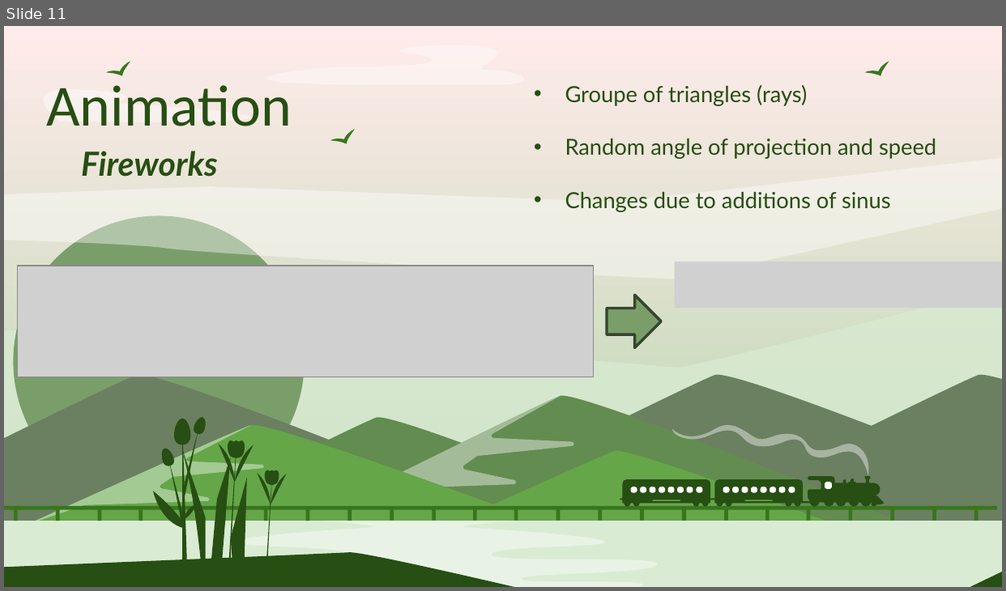
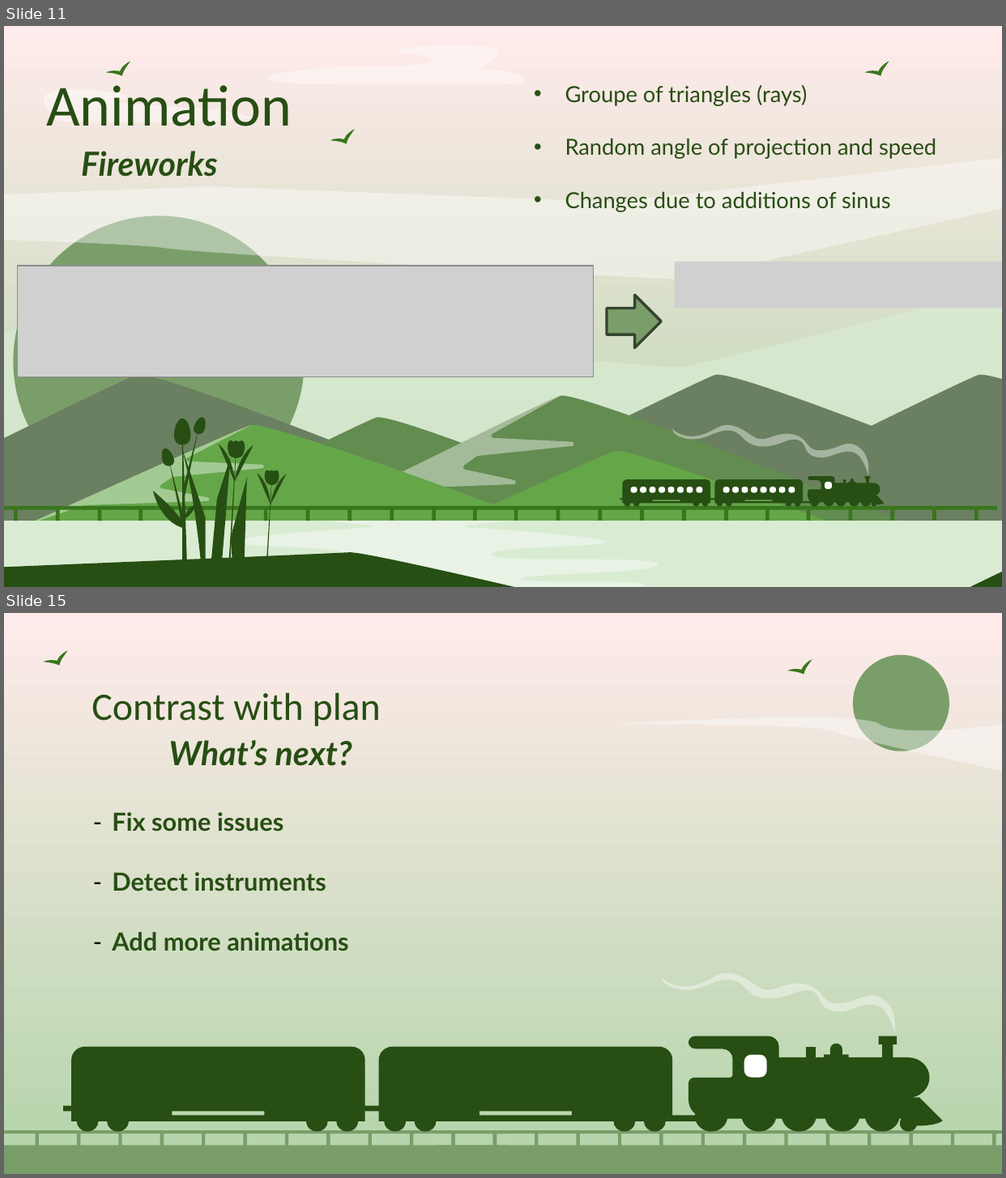
Before and after one commit to Smoother19/MusicAnimation, a slide deck: docs/presentation/PresProto.pptx. Shown one above the other, each under a label of ours: slide 11 before the commit, slides 11 and 15 after it; the slides between them are not shown. The pictures are 1006x591 and 1006x1178 pixels, drawn with LibreOffice and Linux fonts; fonts in the diff are those of the drawing; grey boxes stand for pictures. Boxes give left, top, right and bottom in pixels: in the first picture for what was removed or moved away, otherwise in the second. Text is boxed around its words. In the diff, an @@ line names an element or a change of style, - is before the commit and + after.

Commit message:
Update pres and plan

```diff
--- a/docs/presentation/PresProto.pptx
+++ b/docs/presentation/PresProto.pptx
@@ slide 15 added at (4,613,1002,1174), background gradient #FFEBEB to #B2D4A8 @@
@@ freeform shape added at (44,646,72,672), fill #38761D @@
@@ freeform shape added at (788,655,816,681), fill #38761D @@
@@ freeform shape added at (853,655,950,752), fill #7A9E6A @@
@@ title added at (91,692,381,726), 28 pt, text #274E13 @@
+Contrast with plan
@@ freeform shape added at (616,717,1002,773), fill #FFFFFF at 41% opacity @@
@@ text added at (169,740,352,766), 24 pt, text #274E13, bold, italic @@
+What’s next?
@@ table added at (84,797,787,1174), 6 rows, 1 columns @@
+Fix some issues / Detect instruments / Add more animations
+
+
+
+
+
@@ freeform shape added at (662,973,896,1033), fill #FFFFFF at 41% opacity @@
@@ freeform shape added at (63,1036,942,1132), fill #274E13 @@
@@ freeform shape added at (744,1055,767,1078), fill #FFFFFF @@
@@ freeform shape added at (4,1131,507,1174), fill #7A9E6A @@
@@ freeform shape added at (436,1131,1002,1174), fill #7A9E6A @@
```
Also in this commit, not shown: 2 slides changed, 2 other slides added, 6 slides removed, 1 other file.
